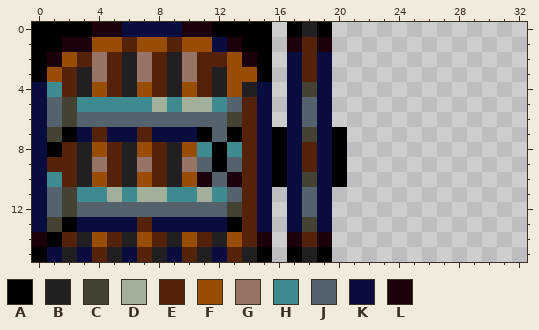
One commit to this pixel-art sprite: assets/door.png. Above, as it was before the edit.
The file is 33x16 pixels.
Palette (. is transparent): A #000000  B #221f22  C #454234  D #a2b09b  E #542209  F #984c05  G #987466  H #3e8a91  J #54626d  K #090c3e  L #1b000c
Pixels before, first column x 0:
 0 AAAALLKKKKLLAAAA.ABA.
 1 AALLFFEFFEFFKLAA.LEL.
 2 ALFEGEBGEBGEEFLA.KEK.
 3 AFEBGEBGEBGEBFFA.KEK.
 4 KHEBFEBFEBFEBFBK.KCK.
 5 KJCHHHHHDHDDHJEK.KJK.
 6 KJCJJJJJJJJJJCEK.KJK.
 7 KCAKEKKEKKKAJAEKAKCKA
 8 KAEBFEBFEBFHAHEKAKEKA
 9 KEEBGEBGEBGJAJEKAKEKA
10 KHEBFEBFEBFLJLEKAKCKA
11 KJCHHDHDDHHDHJEK.KJK.
12 KJCJJJJJJJJJJCEK.KJK.
13 KCAKKKKEKKKKKAEK.KCK.
14 LAEBFEBFEBFEBFEL.LEL.
15 AKBKEBKEBKEBKEBA.ABA.
Once edited:
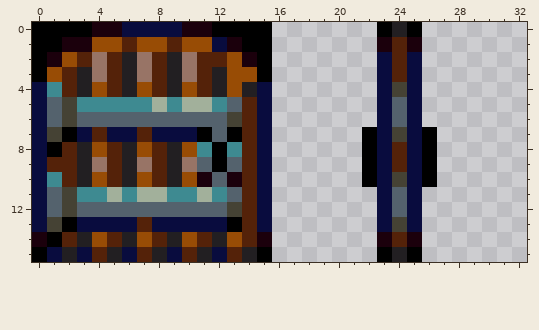
The commit says: fix: update door bbox+pos when open
The exact change:
y 0: x 17..19 ABA -> ...; x 23..25 ... -> ABA
y 1: x 17..19 LEL -> ...; x 23..25 ... -> LEL
y 2..3: x 17..19 KEK -> ...; x 23..25 ... -> KEK
y 4: x 17..19 KCK -> ...; x 23..25 ... -> KCK
y 5..6: x 17..19 KJK -> ...; x 23..25 ... -> KJK
y 7: x 16..20 AKCKA -> .....; x 22..26 ..... -> AKCKA
y 8..9: x 16..20 AKEKA -> .....; x 22..26 ..... -> AKEKA
y 10: x 16..20 AKCKA -> .....; x 22..26 ..... -> AKCKA
y 11..12: x 17..19 KJK -> ...; x 23..25 ... -> KJK
y 13: x 17..19 KCK -> ...; x 23..25 ... -> KCK
y 14: x 17..19 LEL -> ...; x 23..25 ... -> LEL
y 15: x 17..19 ABA -> ...; x 23..25 ... -> ABA
Pixel boxes of the changes (left, top, right, bottom) in both pictures:
changed: (272, 22, 437, 262)
